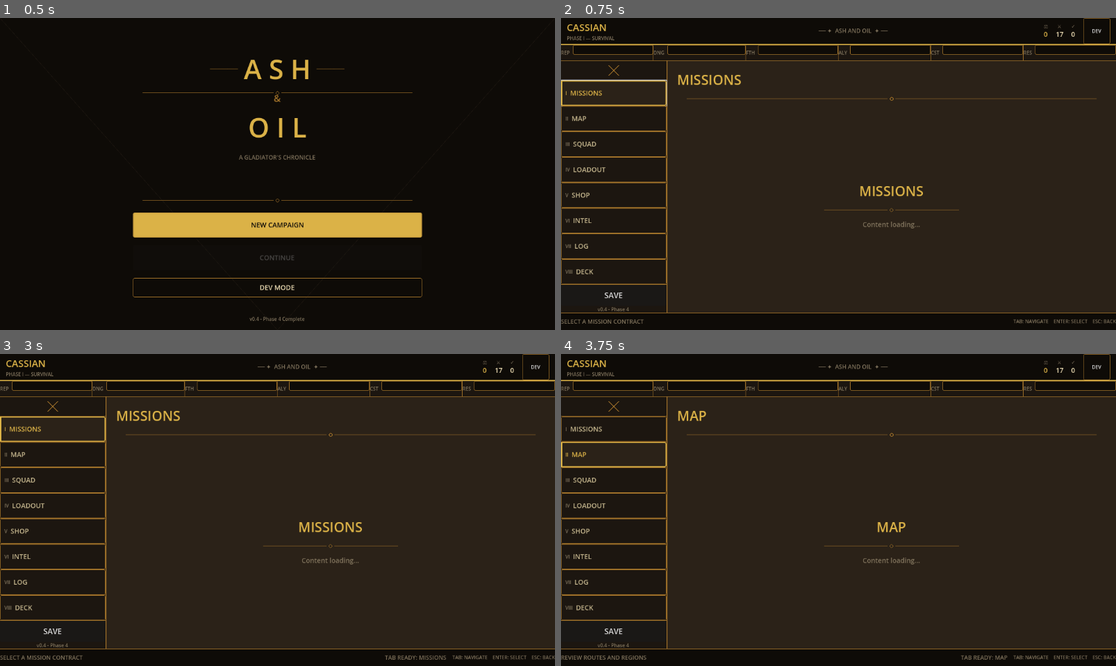
Above: before the commit, frames 1-4 (two rows, left to right).
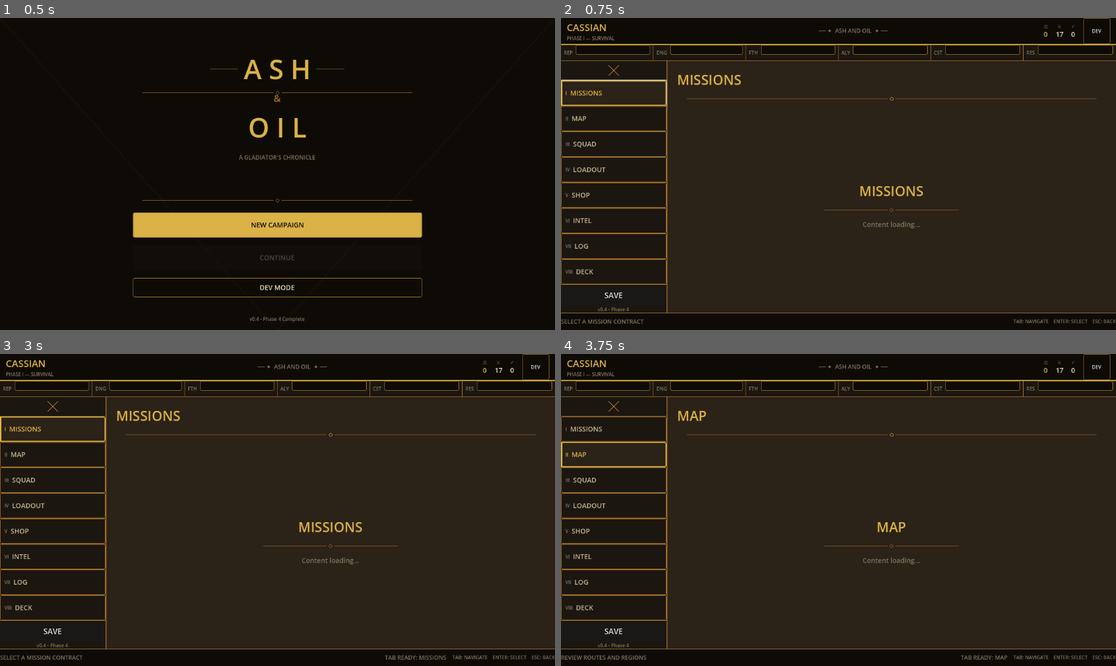
Above: after the commit, the same moments.

Repository: StoveGodCooks/ash-oil
Game: Godot game, scene res://scenes/Main.tscn
Same seed, same stepped clock (60 frames per second), same inputs: the game is played once before the commit and once after it.
Inputs (mouse positions are in pixels of both pictures, inside the frame that each line leads up to):
- Up to frame 1 (0.5 s): no input
- Up to frame 2 (0.75 s): click "NEW CAMPAIGN" at 0.5 s
- Up to frame 3 (3 s): click "DEV" at 1.25 s; click "Hub" at 2 s; click (55, 428) at 2.77 s
- Up to frame 4 (3.75 s): click (616, 453) at 3.52 s

Frame 1 is identical in both runs. In frame 2, 0.2% of the frame differs, in the area x 0-100%, y 8-12%; in frame 3, 0.2%; in frame 4, 0.2%.

Commit message:
style: Batch 2C — meters strip framing and live bars

Diff:
--- a/scripts/ui/MainHub.gd
+++ b/scripts/ui/MainHub.gd
@@ -239,11 +239,18 @@
 	meters_strip.add_child(row)
 
 	for meter_def in METER_DEFS:
+		var cell_pad := MarginContainer.new()
+		cell_pad.size_flags_horizontal = Control.SIZE_EXPAND_FILL
+		cell_pad.add_theme_constant_override("margin_left", 6)
+		cell_pad.add_theme_constant_override("margin_right", 6)
+		row.add_child(cell_pad)
+
 		var cell := HBoxContainer.new()
 		cell.size_flags_horizontal = Control.SIZE_EXPAND_FILL
+		cell.size_flags_vertical = Control.SIZE_EXPAND_FILL
 		cell.alignment = BoxContainer.ALIGNMENT_CENTER
 		cell.add_theme_constant_override("separation", 6)
-		row.add_child(cell)
+		cell_pad.add_child(cell)
 
 		var abbr := Label.new()
 		abbr.text = str(meter_def["abbr"])
